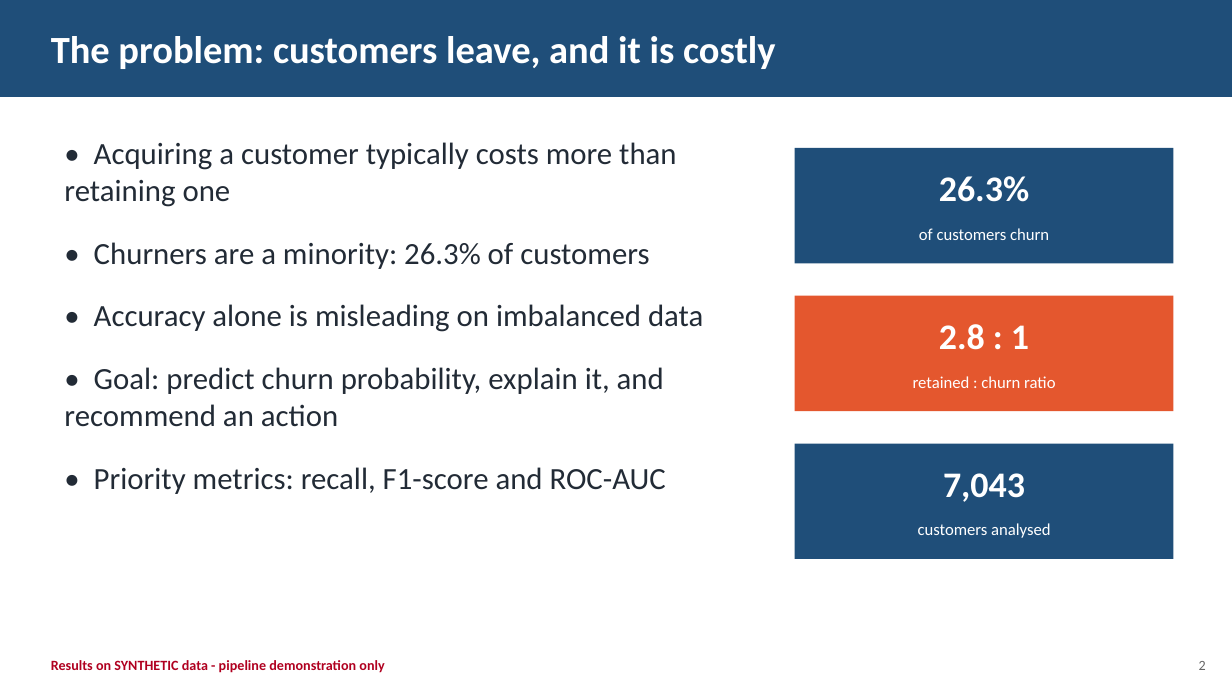
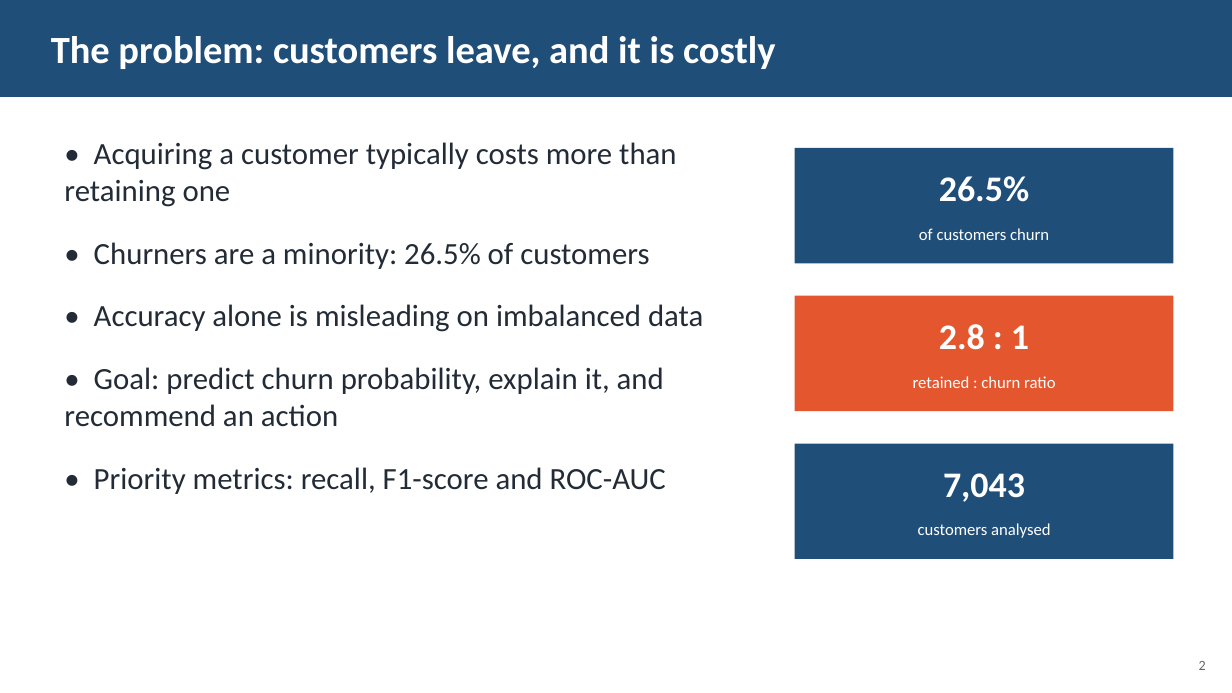
Before and after one commit to SubhankarMishra5/churn-guard-ai, a slide deck: slide 2 of reports/ChurnGuard_AI_Presentation.pptx. Drawn at 1232x693 pixels with LibreOffice and Linux fonts; fonts in the diff are those of the drawing. Boxes give left, top, right and bottom in pixels: in the first picture for what was removed or moved away, otherwise in the second. Text is boxed around its words. In the diff, an @@ line names an element or a change of style, - is before the commit and + after.

Commit message:
Results on real IBM Telco dataset

```diff
--- a/reports/ChurnGuard_AI_Presentation.pptx
+++ b/reports/ChurnGuard_AI_Presentation.pptx
@@ text at box(939, 176, 1029, 202): text changed @@
-26.3%
+26.5%
@@ text at box(94, 242, 649, 269): text changed @@
-• Churners are a minority: 26.3% of customers
+• Churners are a minority: 26.5% of customers
@@ text removed at box(51, 660, 384, 673) @@
-Results on SYNTHETIC data - pipeline demonstration only
```
Also in this commit, not shown: 9 other slides changed, 21 other files.
